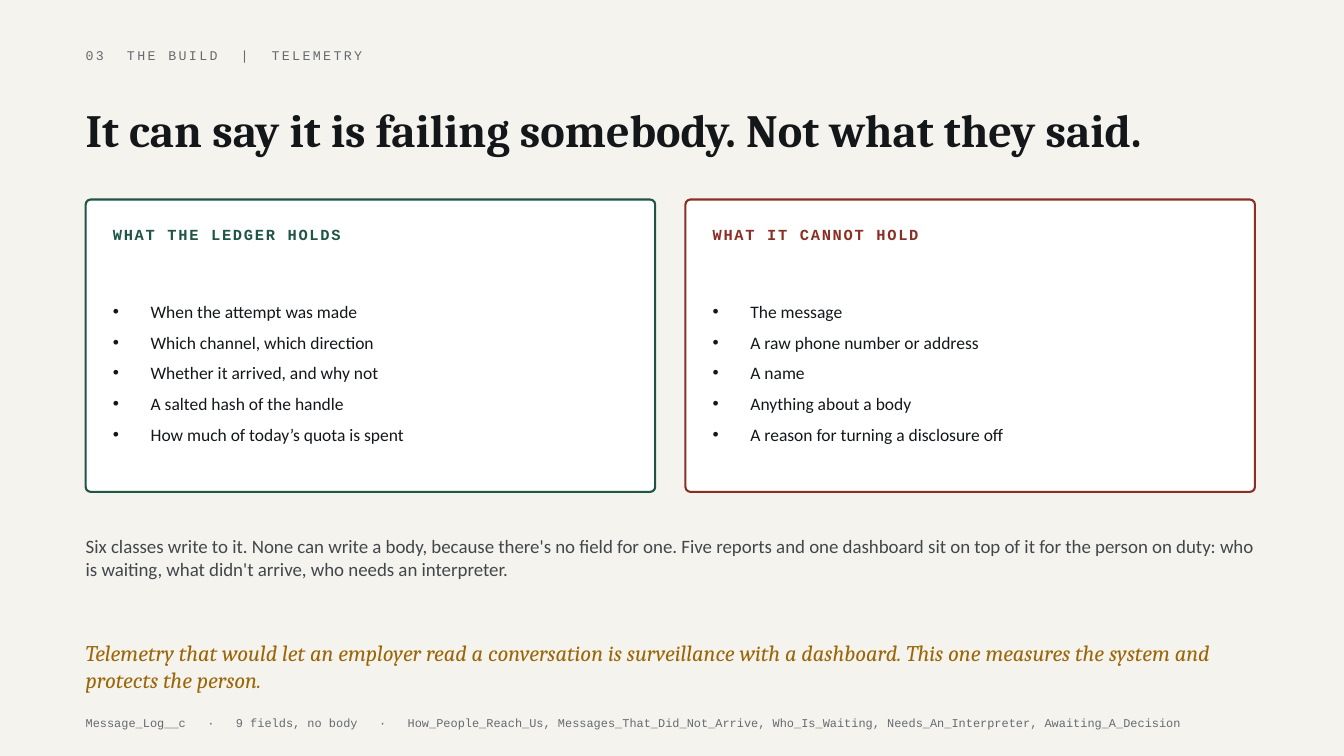
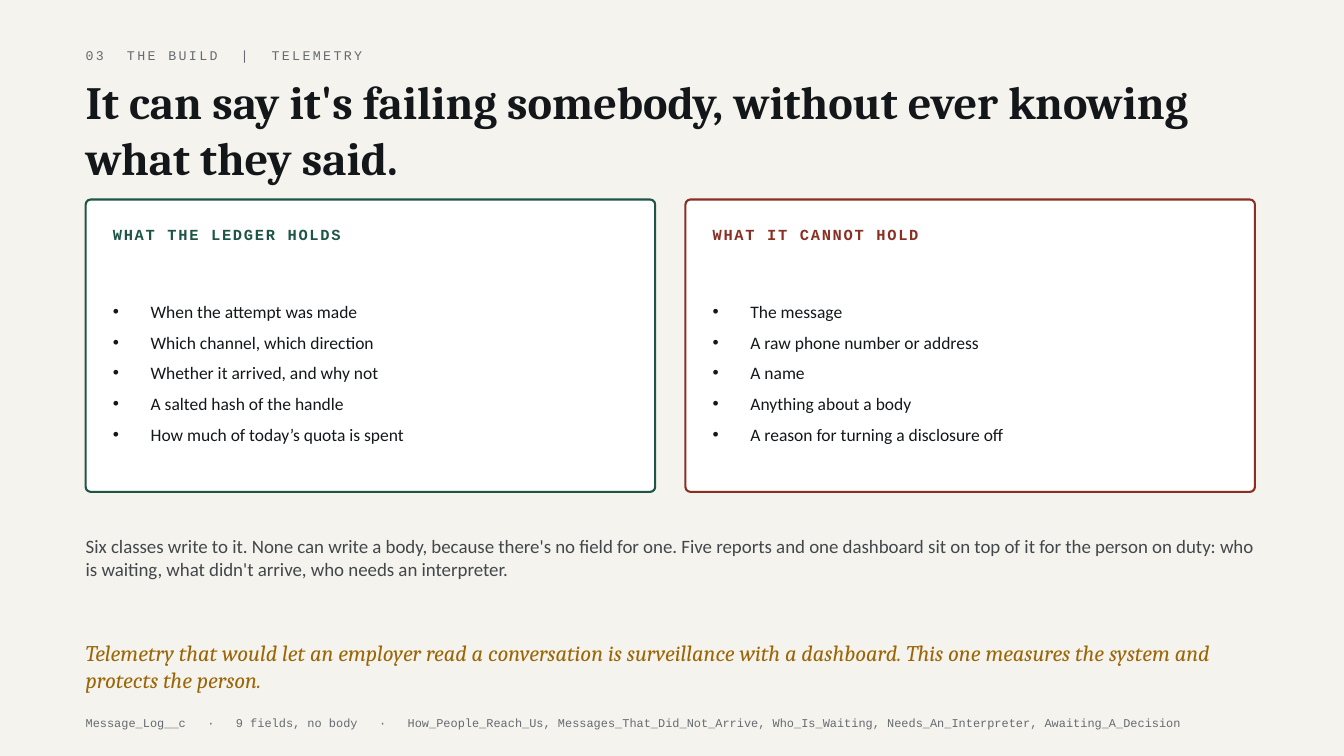
Before and after one commit to parthsevak2/curb-cut, a slide deck: slide 15 of deck/Curb-Cut.pptx. Drawn at 1344x756 pixels with LibreOffice and Linux fonts; fonts in the diff are those of the drawing. Boxes give left, top, right and bottom in pixels: in the first picture for what was removed or moved away, otherwise in the second. Text is boxed around its words. In the diff, an @@ line names an element or a change of style, - is before the commit and + after.

```diff
--- a/deck/Curb-Cut.pptx
+++ b/deck/Curb-Cut.pptx
@@ text at bbox=[86, 86, 1188, 185]: text changed @@
-It can say it is failing somebody. Not what they said.
+It can say it's failing somebody, without ever knowing what they said.
```
Also in this commit, not shown: 6 other slides changed, 2 other files.
